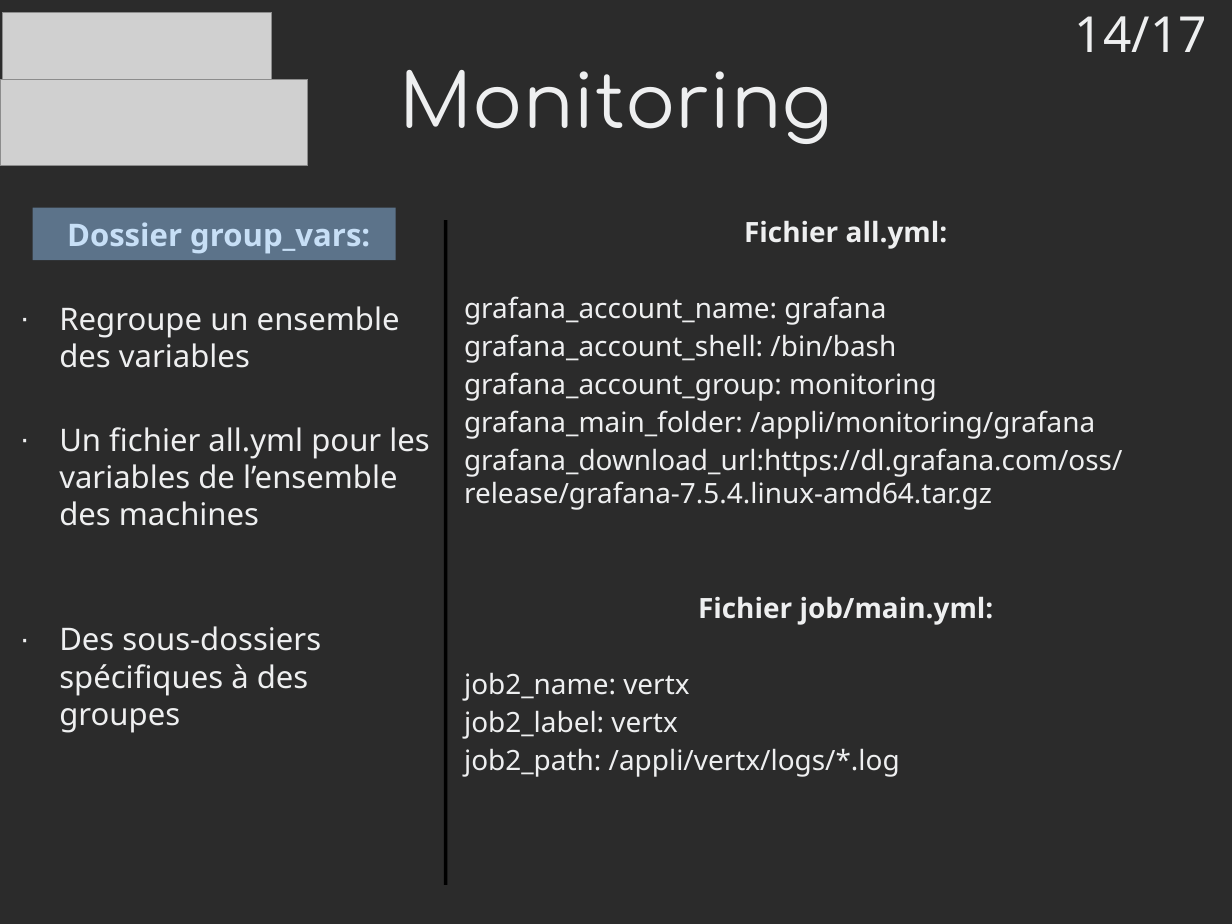
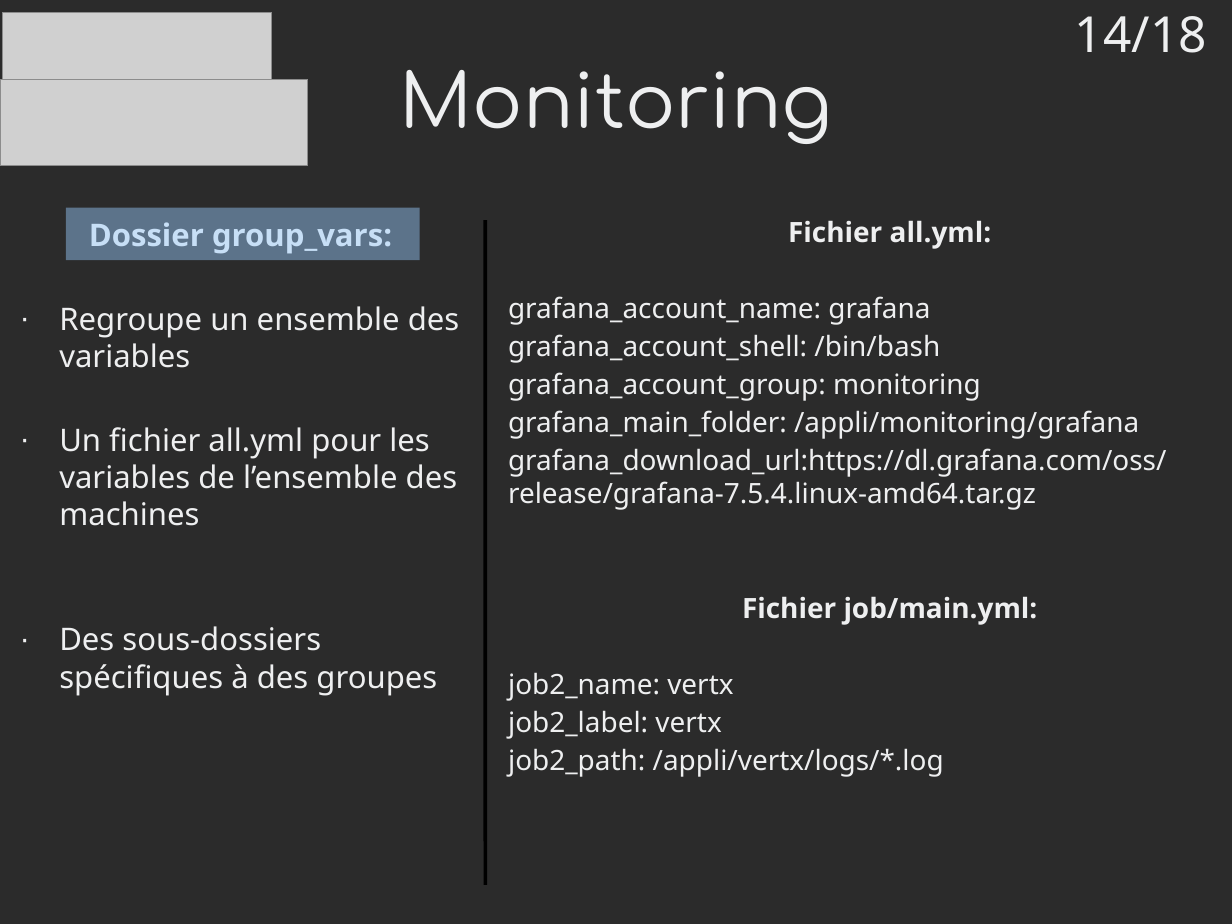
Before and after one commit to mrwormo/rapport_de_stage, a slide deck: slide 14 of files/prez.odp. Drawn at 1232x924 pixels with LibreOffice and Linux fonts; fonts in the diff are those of the drawing; grey boxes stand for pictures; background and template pictures are left out; a plain dark background stands for a picture behind light text. Boxes give left, top, right and bottom in pixels: in the first picture for what was removed or moved away, otherwise in the second. Text is boxed around its words. In the diff, an @@ line names an element or a change of style, - is before the commit and + after.

```diff
--- a/files/prez.odp
+++ b/files/prez.odp
@@ text at (1075, 16, 1207, 53): text changed @@
-14/17
+14/18
@@ rectangle: place and size @@
-rectangle at (32, 208, 396, 260)
+rectangle at (66, 208, 420, 260)
@@ text "Dossier group_vars:" rewrapped from (59, 222, 429, 733) to (59, 222, 460, 696) @@
@@ line moved from (446, 220) - (446, 885) to (485, 220) - (485, 885) @@
@@ text "Fichier all.yml:": place and size @@
-text "Fichier all.yml:" at (464, 220, 1122, 777)
+text "Fichier all.yml:" at (508, 220, 1166, 777)
```
Also in this commit, not shown: 14 other slides changed, 2 slides added, 1 slide removed, 3 other files.
